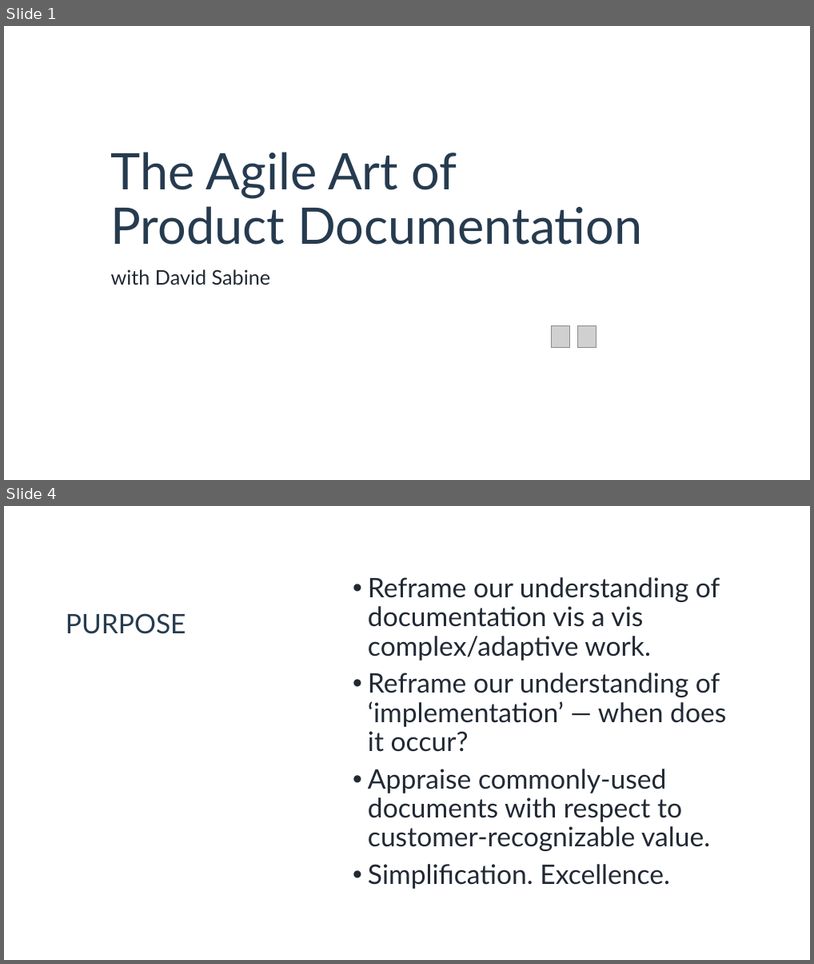
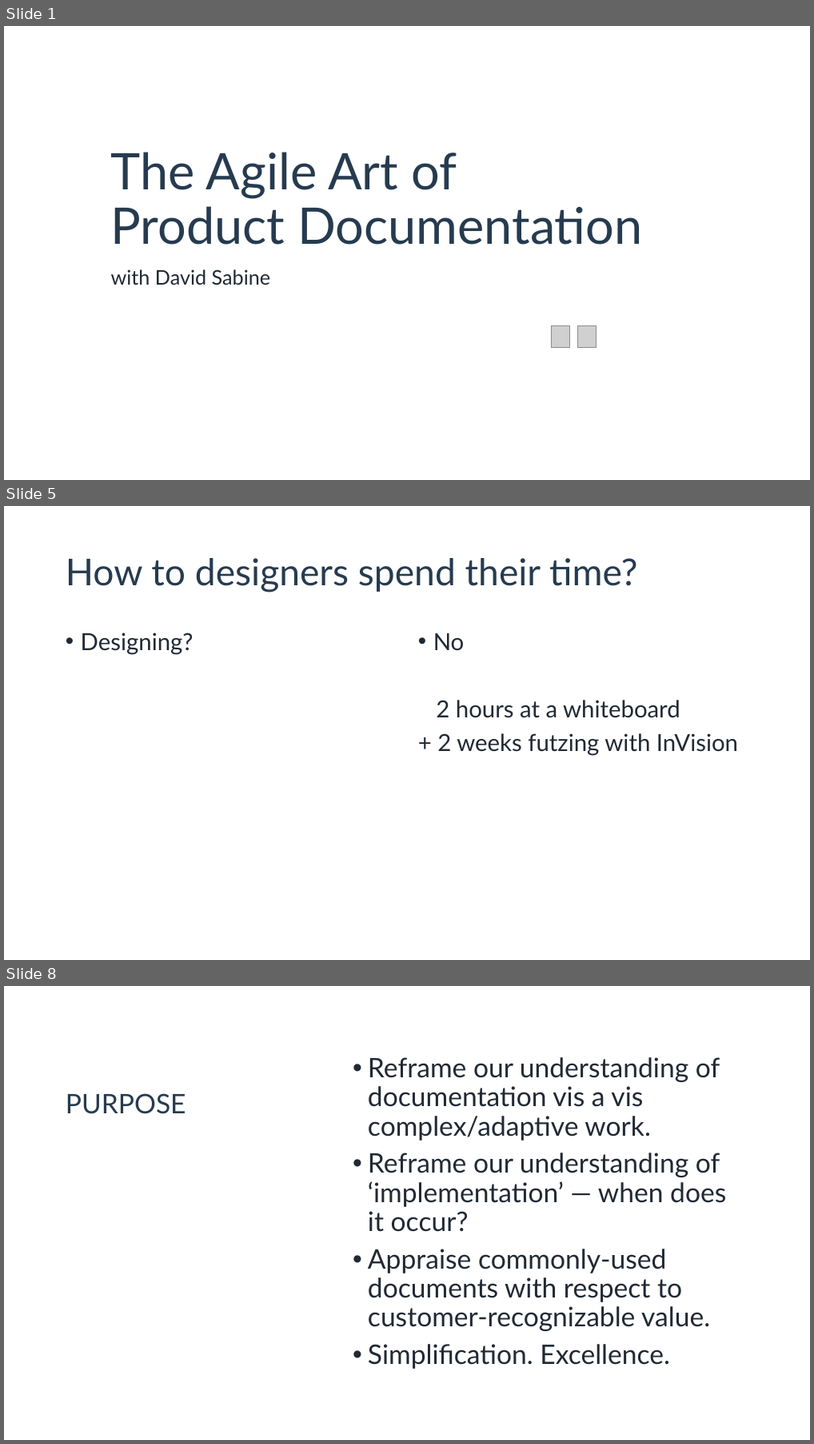
Before and after one commit to DavidSabine/The-Art-of-Agile-Product-Documentation, a slide deck: assets/The Art of Agile Documentation — Presentation — by David Sabine.pptx. Shown one above the other, each under a label of ours: slides 1 and 4 before the commit, slides 1, 5 and 8 after it; the slides between them are not shown. The pictures are 814x964 and 814x1444 pixels, drawn with LibreOffice and Linux fonts; fonts in the diff are those of the drawing; grey boxes stand for pictures; background and template pictures are left out. Boxes give left, top, right and bottom in pixels: in the first picture for what was removed or moved away, otherwise in the second. Text is boxed around its words. In the diff, an @@ line names an element or a change of style, - is before the commit and + after.

```diff
--- a/assets/The Art of Agile Documentation — Presentation — by David Sabine.pptx
+++ b/assets/The Art of Agile Documentation — Presentation — by David Sabine.pptx
@@ slide 5 added at (4, 506, 810, 960), background #FFFFFF @@
@@ title added at (66, 558, 638, 592), 44 pt, text #263B4F @@
+How to designers spend their time?
@@ text added at (81, 632, 194, 654), 28 pt, text #212934 @@
+• Designing?
@@ text added at (434, 633, 738, 756), 28 pt, text #212934 @@
+• No
+2 hours at a whiteboard
++ 2 weeks futzing with InVision
@@ what was slide 4 is now slide 8 @@
```
Also in this commit, not shown: 5 slides changed, 6 other slides added.
